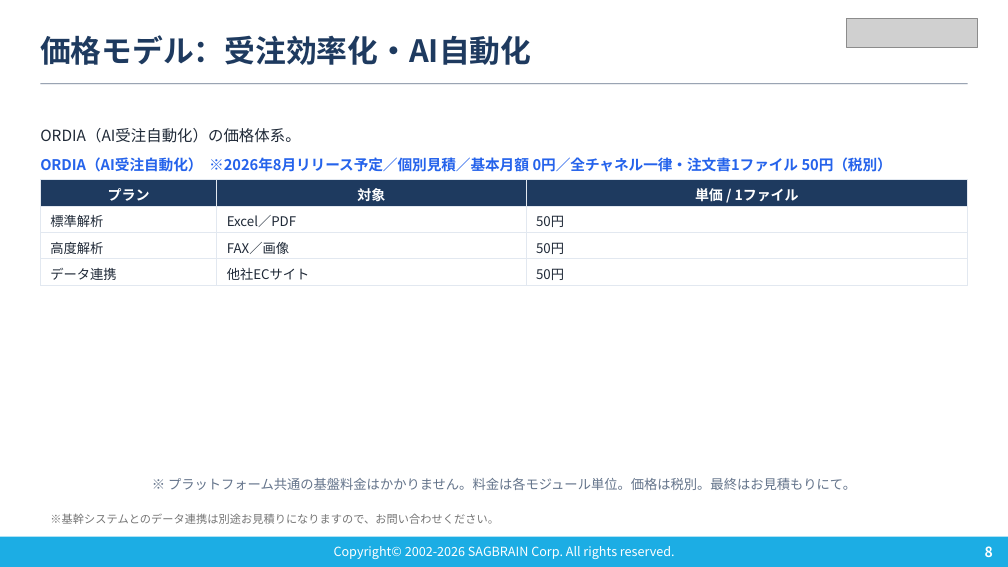
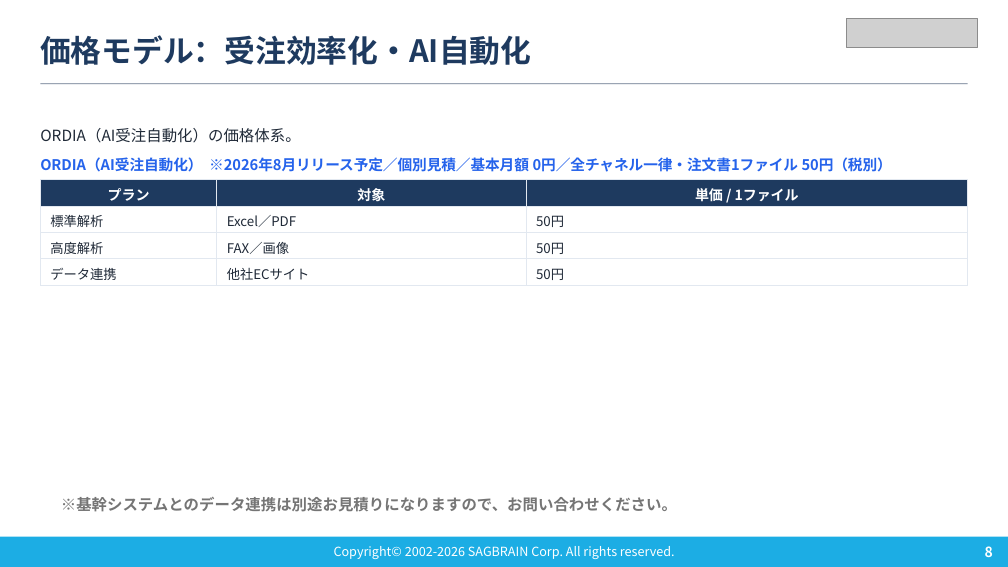
Before and after one commit to sagbrain/Onevio_ORDIA_LP, a slide deck: slide 8 of assets/ORDIA_紹介資料.pptx. Drawn at 1008x567 pixels with LibreOffice and Linux fonts; fonts in the diff are those of the drawing; grey boxes stand for pictures. Boxes give left, top, right and bottom in pixels: in the first picture for what was removed or moved away, otherwise in the second. Text is boxed around its words. In the diff, an @@ line names an element or a change of style, - is before the commit and + after.

```diff
--- a/assets/ORDIA_紹介資料.pptx
+++ b/assets/ORDIA_紹介資料.pptx
@@ text removed at [168, 478, 856, 490] @@
-※ プラットフォーム共通の基盤料金はかかりません。料金は各モジュール単位。価格は税別。最終はお見積もりにて。
@@ text "※基幹システムとのデータ連携は別途お見積りになりますので、お問い合わせください。": place and size @@
-text "※基幹システムとのデータ連携は別途お見積りになりますので、お問い合わせください。" at [50, 513, 499, 524]
+text "※基幹システムとのデータ連携は別途お見積りになりますので、お問い合わせください。" at [61, 497, 677, 512]
@@ text "※基幹システムとのデータ連携は別途お見積りになりますので、お問い合わせください。" at [61, 497, 677, 512]: size 8 to 11 pt, bold on @@
```
Also in this commit, not shown: 1 other slide changed, 1 other file.
